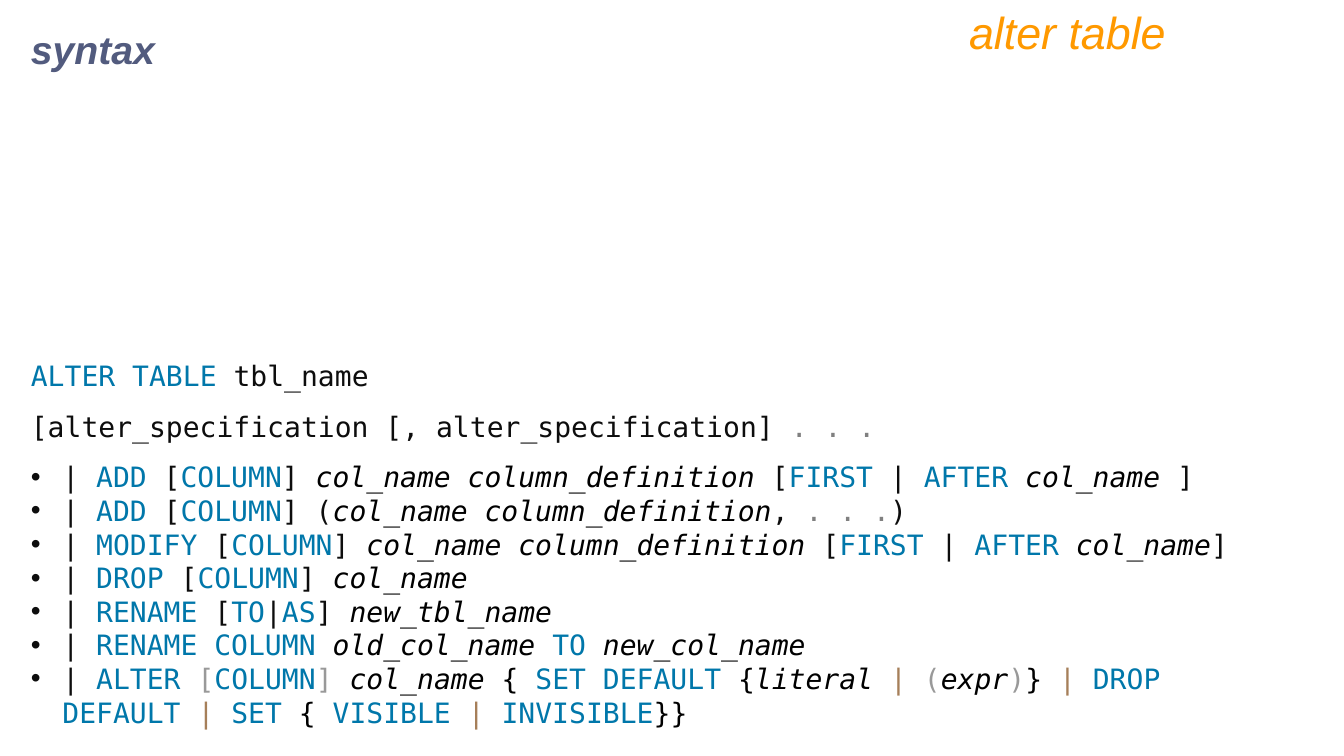
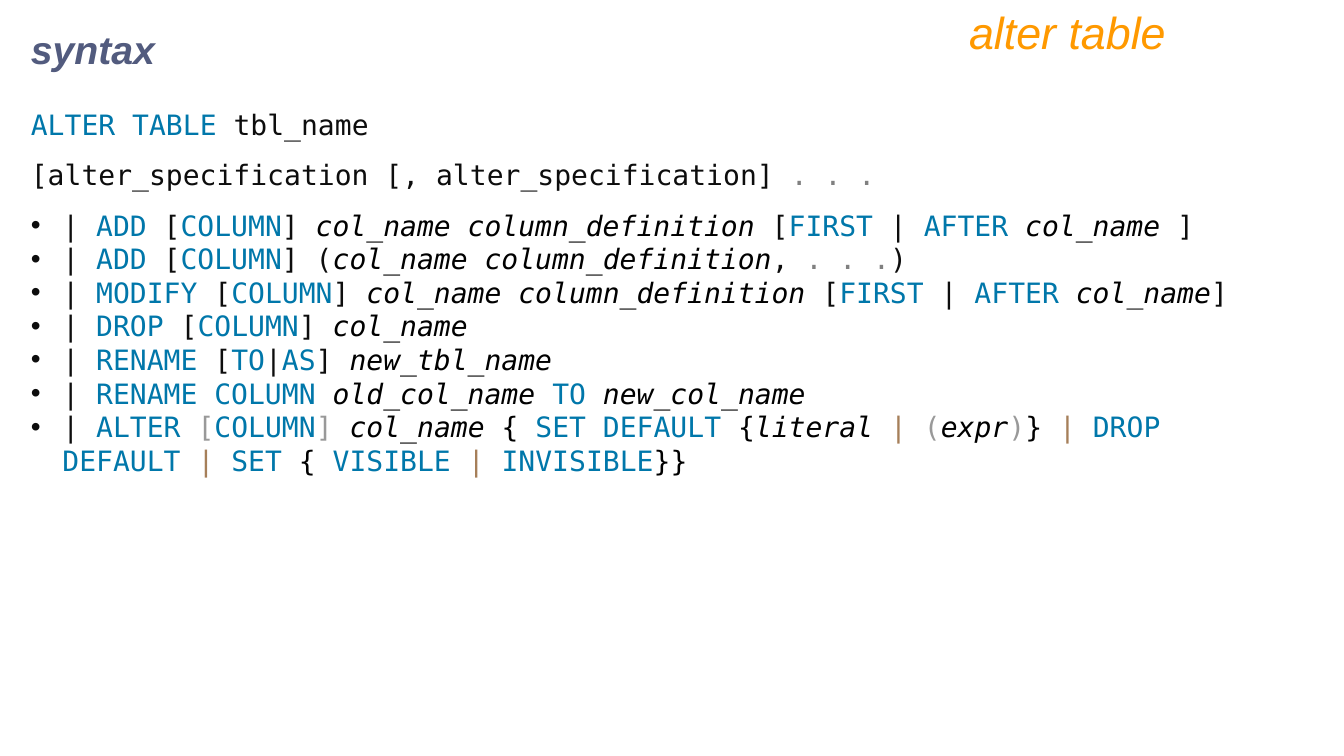
Before and after one commit to RajnishJadhav/DBT, a slide deck: slide 83 of IET MySQL PPT Ver9.pptx. Drawn at 1344x756 pixels with LibreOffice and Linux fonts; fonts in the diff are those of the drawing. Boxes give left, top, right and bottom in pixels: in the first picture for what was removed or moved away, otherwise in the second. Text is boxed around its words. In the diff, an @@ line names an element or a change of style, - is before the commit and + after.

```diff
--- a/IET MySQL PPT Ver9.pptx
+++ b/IET MySQL PPT Ver9.pptx
@@ text "ALTER TABLE tbl_name": place and size @@
-text "ALTER TABLE tbl_name" at box(31, 364, 1228, 695)
+text "ALTER TABLE tbl_name" at box(31, 113, 1228, 444)
```
Also in this commit, not shown: 3 other slides changed, 28 slides added, 2 other files.
